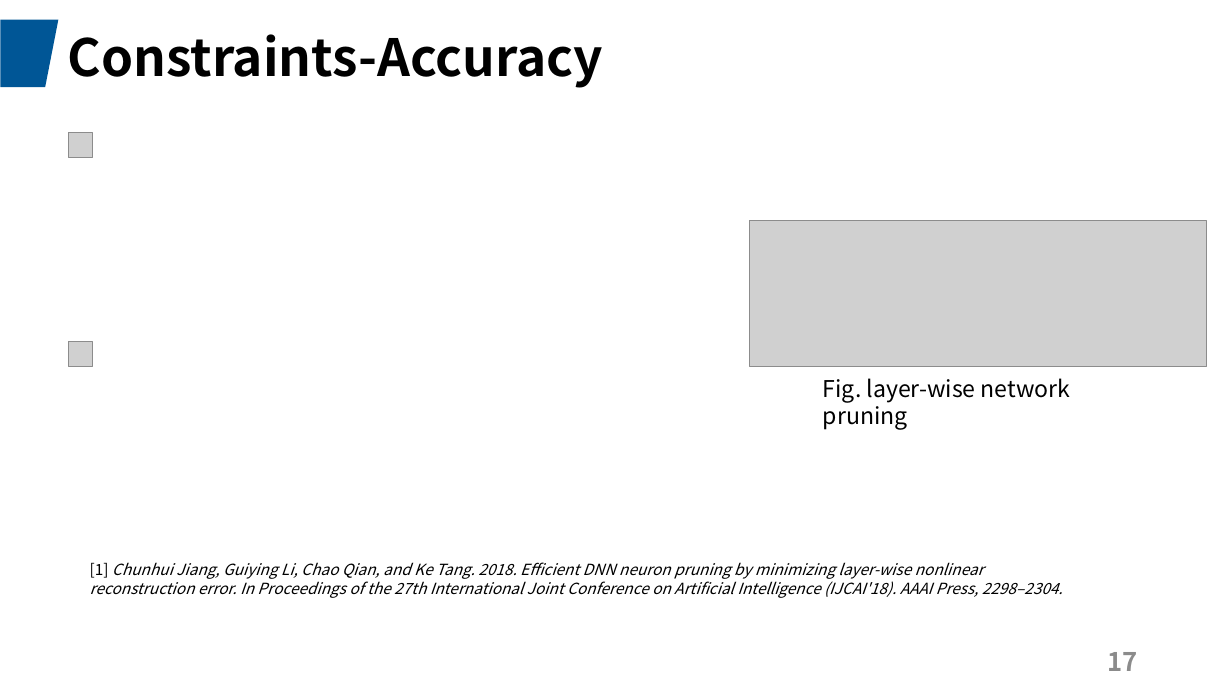
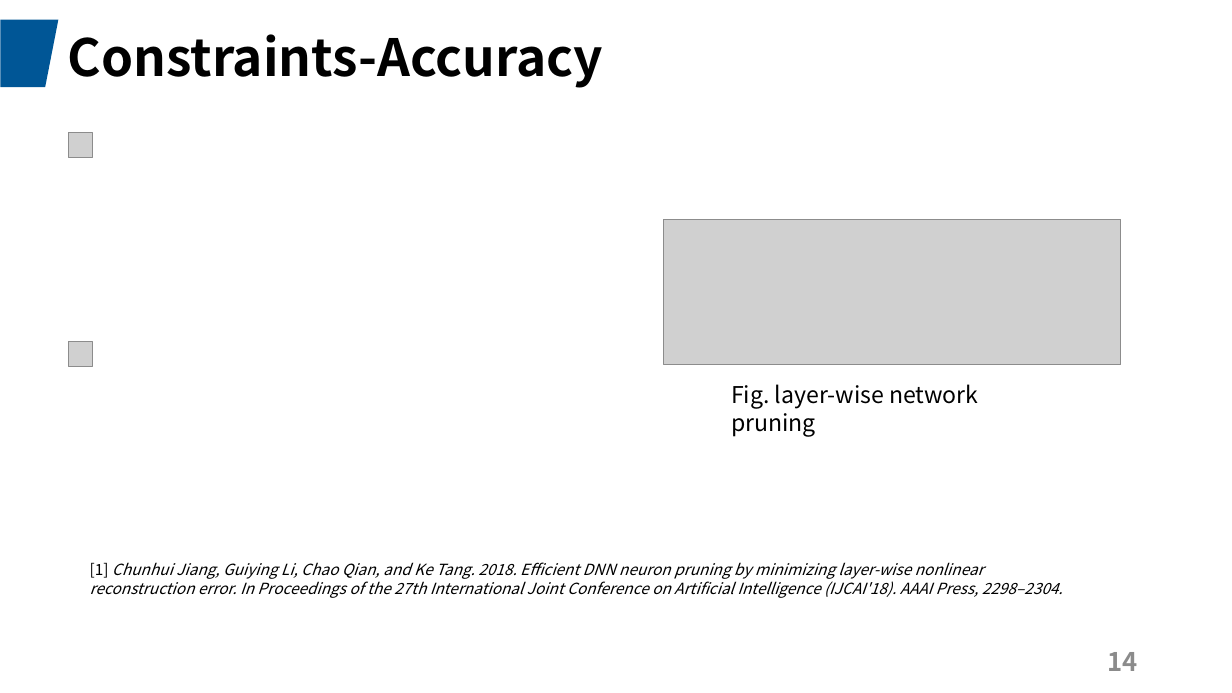
Before and after one commit to JadeQiong/DSE, a slide deck: slide 14 of 组会3.24GNN.pptx (slide 17 before the commit). Drawn at 1232x693 pixels with LibreOffice and Linux fonts; fonts in the diff are those of the drawing; grey boxes stand for pictures. Boxes give left, top, right and bottom in pixels: in the first picture for what was removed or moved away, otherwise in the second. Text is boxed around its words. In the diff, an @@ line names an element or a change of style, - is before the commit and + after.

```diff
--- a/组会3.24GNN.pptx
+++ b/组会3.24GNN.pptx
@@ picture: place and size @@
-picture at <box>750,221,1207,367</box>
+picture at <box>664,219,1121,365</box>
@@ text "Fig. layer-wise network pruning": place and size @@
-text "Fig. layer-wise network pruning" at <box>823,378,1070,430</box>
+text "Fig. layer-wise network pruning" at <box>731,384,978,436</box>
@@ page number at <box>1108,652,1138,671</box>: text changed @@
-17
+14
```
Also in this commit, not shown: 2 other slides changed, 2 slides added, 1 other file.
